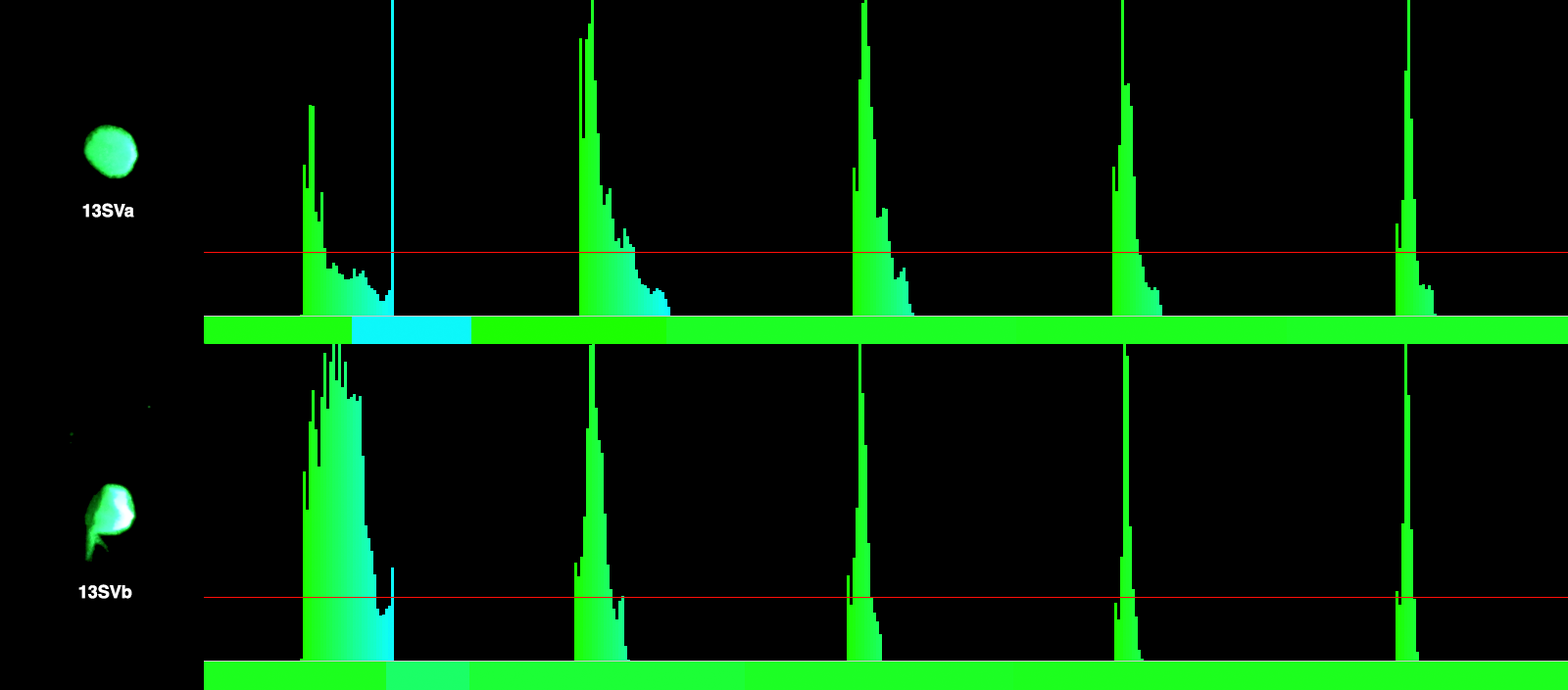
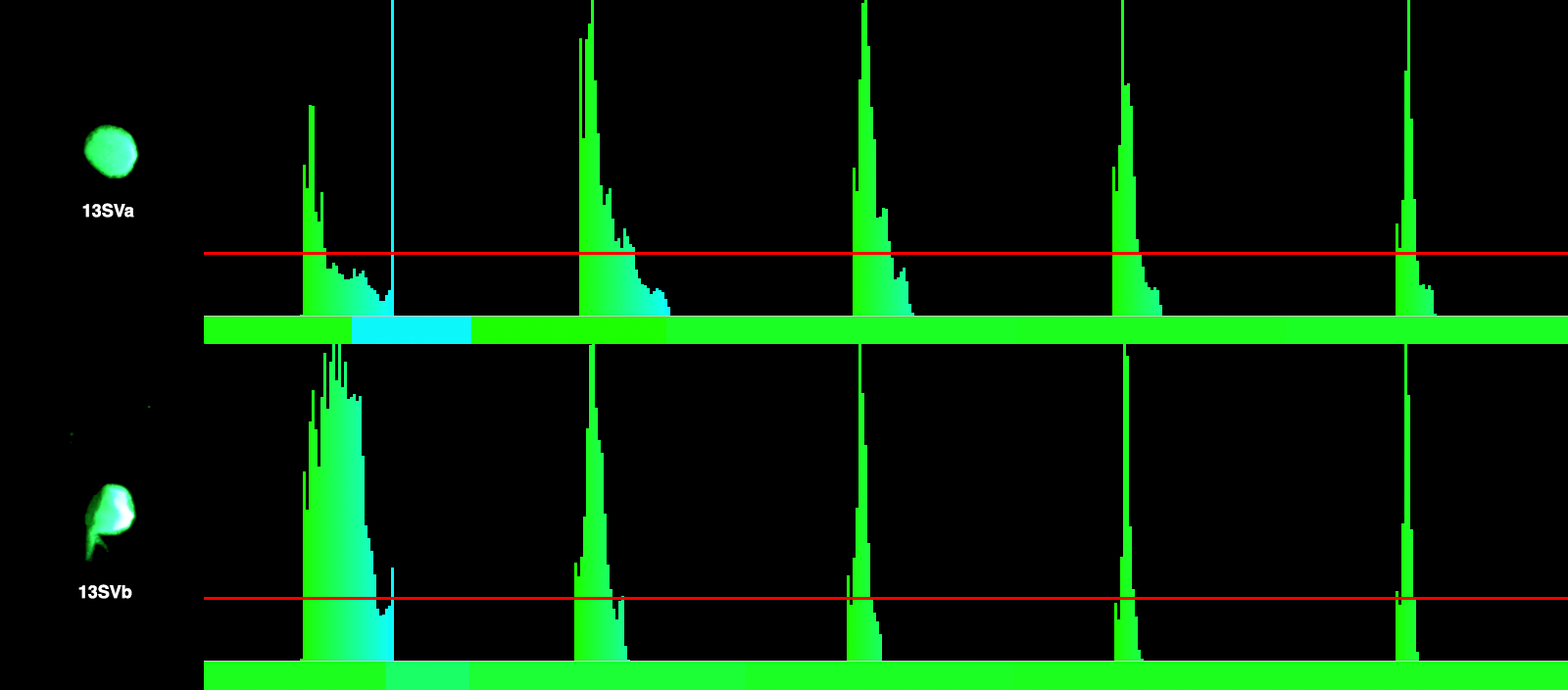
The second 1568px x 690px image is a revision of the first. Changes to its layers:
added layer "Shape 1 copy" above "Shape 1" over [203, 596, 1568, 600]
added layer "Shape 1" above "Group 2" over [203, 251, 1568, 255]
